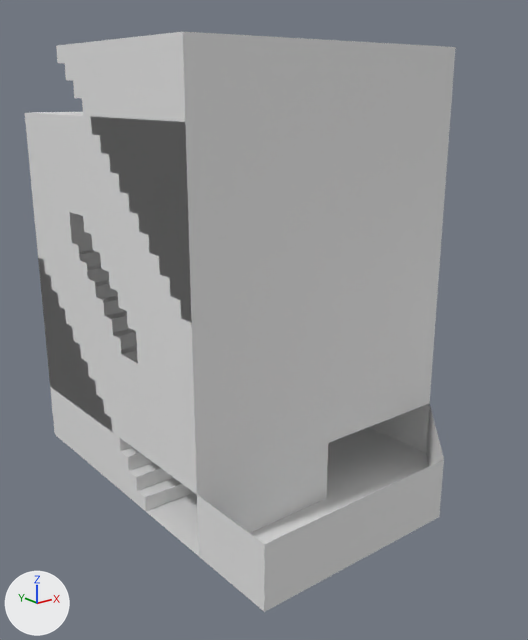
Renders of the Blender file Blender/procopia419.blend from each side of a commit.
The view is the same before and after, from a camera (50 mm lens) standing at (-14.8, -20.2, 10.7) and looking at (-0.2, -1.9, 3.4). Every picture has the same lights, and +X, +Y and +Z are marked at lower left.

The first picture shows 'FoyerStairs1', 'FoyerStairs2', 'FoyerWalls'.
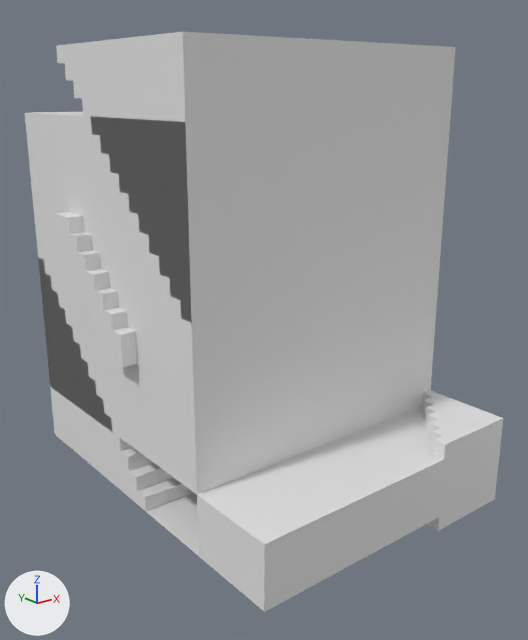
Commit message: work on foyer more

The change, as JSON lines over the scene's bpy script:
```json
{"block": "me_cube_001", "where": "# used by ob_foyerwalls; location = (0.0, 0.0, 0.0)"}
{"op": "remove", "block": "me_cube_001", "code": "me_cube_001.from_pydata(...)  # 92 vertices, 36 faces; spans x -5.0..5.0, y -8.0..5.0, z -2.0..10.0"}
{"op": "add", "block": "me_cube_001", "code": "me_cube_001.from_pydata(...)  # 174 vertices, 121 faces; spans x -5.5..5.5, y -8.0..5.0, z -2.0..10.0"}
{"block": "me_cube_001", "change": "me_cube_001 part 1"}
{"block": "me_cube_001", "change": "1 vertex is removed from x 5.0, y 0.0, z 4.0"}
{"block": "me_cube_001", "change": "9 faces are deleted"}
{"block": "me_cube_001", "change": "27 vertices are added at x -5.0, y -2.0..2.0, z 3.0..7.0"}
{"block": "me_cube_001", "change": "28 new vertices lie (0.5, 0.0, 0.0) away from vertices in x 5.0, y -2.0..2.0, z 3.0..7.0"}
{"block": "me_cube_001", "change": "28 new vertices lie (-0.5, 0.0, 0.0) away from vertices in x -5.0, y -2.0..2.0, z 3.0..7.0"}
{"block": "me_cube_001", "change": "94 new faces join them, mat_foyerwalls (white #e7e7e7)"}
{"op": "add", "block": "me_stairs_010", "code": ["me_stairs_010 = bpy.data.meshes.new('Stairs.010')", "me_stairs_010.from_pydata(...)  # 32 vertices, 18 faces; spans x -1.5..1.5, y 0.0..3.0, z 0.0..3.0", "me_stairs_010.materials.append(mat_foyerstairs)  # white #e7e7e7"]}
{"op": "add", "block": "ob_sidewayhallwaystairs", "code": ["ob_sidewayhallwaystairs = bpy.data.objects.new('SidewayHallWayStairs', me_stairs_010)", "ob_sidewayhallwaystairs.location = (5.0, -5.0, -1.0)", "ob_sidewayhallwaystairs.rotation_euler = (0.0, 1.571, 3.142)  # degrees (0, 90, 180)"]}
```

Location of each change, [x1, y1, x2, y2] in pixels of the pictures (528 x 640 px):
```json
{"object": "SidewayHallWayStairs", "change": "added", "after": [422, 390, 503, 531]}
{"part": 1, "of": "me_cube_001", "change": "built on", "before": [38, 117, 197, 494], "after": [38, 117, 444, 544]}
```
